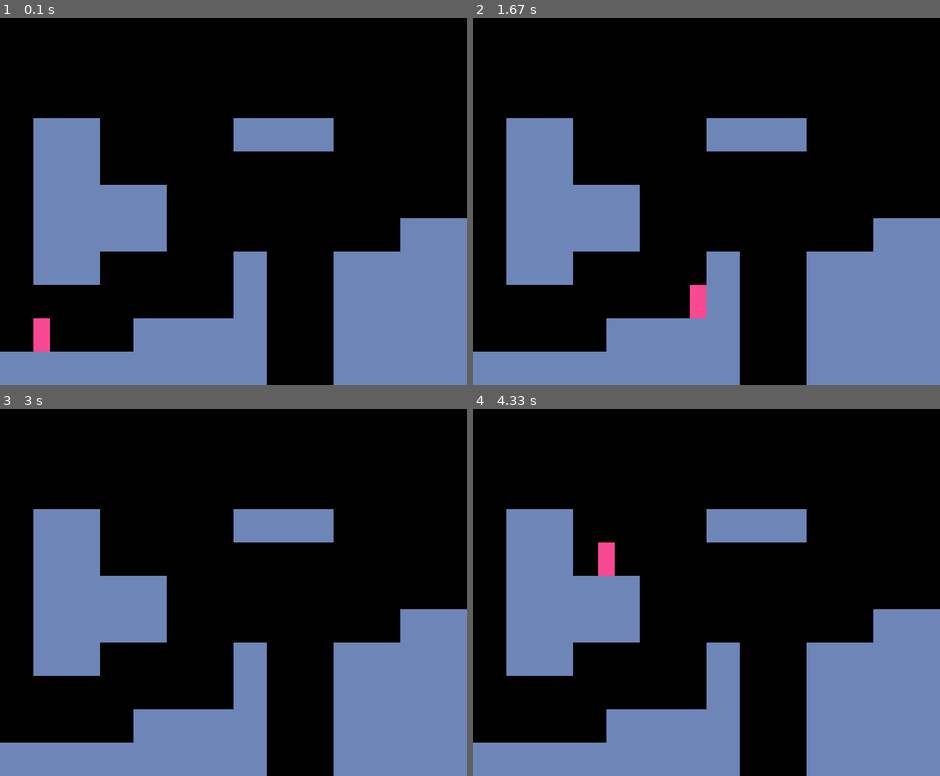
Above: before the commit, frames 1-4 (two rows, left to right).
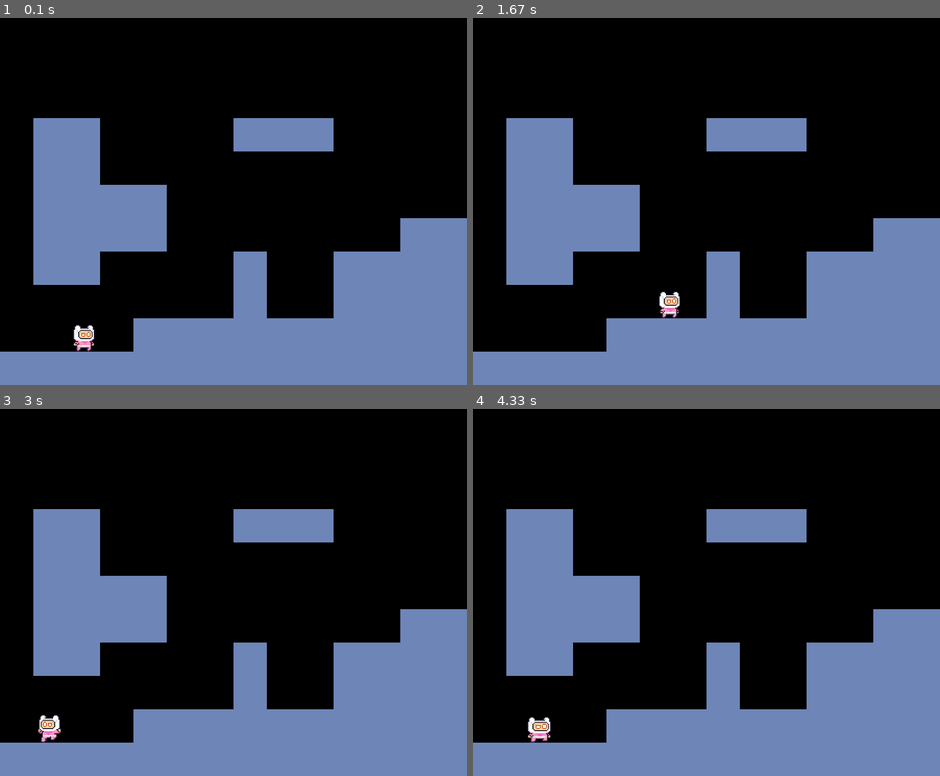
Above: after the commit, the same moments.

Repository: Tung-hehe/pixel-adventure-pygame
Game: pygame game, started from Code/main.py
Same seed, same stepped clock (60 frames per second), same inputs: the game is played once before the commit and once after it.
Inputs:
- Up to frame 1 (0.1 s): no input
- Up to frame 2 (1.67 s): hold D 0.33-0.8 s; hold W 0.83-1.13 s; hold D 1.17-1.63 s
- Up to frame 3 (3 s): hold A 1.67-2.2 s; hold A 2.23-2.63 s; hold W from 2.67 s (still down)
- Up to frame 4 (4.33 s): release W at 3.03 s; hold D 3.07-3.7 s; hold A 3.73-4.2 s; hold D from 4.23 s (still down)

The runs differ from the first frame. In frame 1, 3.2% of the frame differs, in the area x 7-72%, y 81-100%; in frame 2, 3.2%; in frame 3, 2.9%; in frame 4, 3.2%, in the area x 11-72%, y 36-100%.

Commit message:
Add  animation of player

Diff:
--- a/Code/level.py
+++ b/Code/level.py
@@ -5,24 +5,22 @@
 
 class Level:
 
-    def __init__(self, map: list, tileSize: tuple, playerSize: tuple) -> None:
-        self.map = self.setupMap(map, tileSize, playerSize)
+    def __init__(self, map: list, tileSize: tuple) -> None:
+        self.map = self.setupMap(map, tileSize)
 
-    def setupMap(self, map: list, tileSize: tuple, playerSize: tuple) -> None:
+    def setupMap(self, map: list, tileSize: tuple) -> None:
         self.tiles = pygame.sprite.Group()
         self.player = pygame.sprite.GroupSingle()
 
         for rowIndex, row in enumerate(map):
             for colIndex, tile in enumerate(row):
-
+                position = (colIndex * tileSize[0], rowIndex * tileSize[1])
                 if tile == 'X':
-                    tilePosition = (colIndex * tileSize[0], rowIndex * tileSize[1])
-                    tile = Tile(tilePosition, tileSize)
+                    tile = Tile(position, tileSize)
                     self.tiles.add(tile)
 
                 if tile == 'P':
-                    playerPosition = (colIndex * playerSize[0], rowIndex * playerSize[1])
-                    player = Player(playerPosition, playerSize)
+                    player = Player(position)
                     self.player.add(player)
 
     def horizontalMovementCollision(self) -> None:
@@ -30,24 +28,30 @@
         player.move()
 
         for tile in self.tiles.sprites():
-            if tile.rect.colliderect(player.rect):
+            if tile.rect.colliderect(player.hitbox):
                 if player.direction.x == -1:
-                    player.rect.left = tile.rect.right
+                    player.hitbox.left = tile.rect.right
                 elif player.direction.x == 1:
-                    player.rect.right = tile.rect.left
+                    player.hitbox.right = tile.rect.left
+                player.rect.midbottom = player.hitbox.midbottom
 
     def verticalMovementCollision(self) -> None:
         player = self.player.sprite
         player.applyGravity()
 
         for tile in self.tiles.sprites():
-            if tile.rect.colliderect(player.rect):
+            if tile.rect.colliderect(player.hitbox):
                 if player.direction.y > 0:
-                    player.rect.bottom = tile.rect.top
+                    player.hitbox.bottom = tile.rect.top
                     player.direction.y = 0
+                    player.onGround = True
                 elif player.direction.y < 0:
-                    player.rect.top = tile.rect.bottom
+                    player.hitbox.top = tile.rect.bottom
                     player.direction.y = 0
+                player.rect.midbottom = player.hitbox.midbottom
+
+        if (player.onGround and player.direction.y < 0) or player.direction.y > 1:
+            player.onGround = False
 
     def update(self, screen) -> None:
         self.tiles.draw(screen)
--- a/Code/main.py
+++ b/Code/main.py
@@ -3,6 +3,7 @@
 import pygame
 
 from level import Level
+
 
 map = [
 '              ',
@@ -14,11 +15,10 @@
 ' XXXX       XX',
 ' XX    X  XXXX',
 '       X  XXXX',
-'  P XXXX  XXXX',
-'XXXXXXXX  XXXX']
+'  P XXXXXXXXXX',
+'XXXXXXXXXXXXXX']
 
 tileSize = (64, 64)
-playerSize = (32, 64)
 
 screenWidth = len(map[0]) * tileSize[0]
 screenHeight = len(map) * tileSize[1]
@@ -27,7 +27,7 @@
 pygame.init()
 screen = pygame.display.set_mode((screenWidth,screenHeight))
 clock = pygame.time.Clock()
-level = Level(map, tileSize, playerSize)
+level = Level(map, tileSize)
 
 while True:
     for event in pygame.event.get():
--- a/Code/player.py
+++ b/Code/player.py
@@ -1,18 +1,48 @@
+from pathlib import Path
+
 import pygame
+
+from utils import getSurfaceList
 
 class Player(pygame.sprite.Sprite):
 
-    def __init__(self, position: tuple, size: tuple) -> None:
+    def __init__(self, position: tuple) -> None:
         super().__init__()
-        self.image = pygame.Surface(size)
-        self.image.fill('#F94892')
+
+        # Player status
+        self.status = 'idle'
+        self.facingRight = True
+        self.onGround = False
+        # self.onCeiling = False
+        # self.onWallLeft = False
+        # self.onWallRight = False
+
+        # Player image
+        self.getAnimations()
+        self.frameIndex = 0
+        self.animationSpeed = 0.25
+        self.image = self.animations[self.status][self.frameIndex]
         self.rect = self.image.get_rect(topleft=position)
+        self.hitbox = pygame.Rect(position, (40, 50))
+        self.hitbox.midbottom = self.rect.midbottom
 
         # Player movement
         self.direction = pygame.math.Vector2(0, 0)
-        self.speed = 8
+        self.speed = 5
         self.gravity = 0.8
+        self.smoothSpeed = 0.4
         self.jumpSpeed = -16
+
+
+    def getAnimations(self) -> None:
+        currentDirPath = Path(__file__).absolute().parents[1]
+        characterFolder = 'Assets/Image/MainCharacters/PinkMan'
+        characterAnimationsPath = currentDirPath / characterFolder
+
+        self.animations = {'idle':[], 'run':[], 'jump': [], 'fall': []}
+        for animation in self.animations.keys():
+            characterAnimationPath = characterAnimationsPath / animation
+            self.animations[animation] = getSurfaceList(path=characterAnimationPath)
 
     def getEvent(self) -> None:
         # Get event
@@ -21,17 +51,45 @@
         # Move event
         if keys[pygame.K_d]:
             self.direction.x = 1
+            self.facingRight = True
         elif keys[pygame.K_a]:
             self.direction.x = -1
+            self.facingRight = False
         else:
             self.direction.x = 0
         # Jump event
-        if keys[pygame.K_w]:
+        if keys[pygame.K_w] and self.onGround:
             self.jump()
+
+    def getStatus(self) -> None:
+        if self.direction.y < 0:
+            self.status = 'jump'
+        elif self.direction.y > self.gravity:
+            self.status = 'fall'
+        else:
+            if self.direction.x != 0:
+                self.status = 'run'
+            else:
+                self.status = 'idle'
+
+    def animate(self):
+        animation = self.animations[self.status]
+
+        self.frameIndex += self.animationSpeed
+        if self.frameIndex >= len(animation):
+            self.frameIndex = 0
+
+        image = animation[int(self.frameIndex)]
+        if self.facingRight:
+            self.image = image
+        else:
+            self.image = pygame.transform.flip(surface=image,
+                                               flip_x=True,
+                                               flip_y=False)
 
     def move(self) -> None:
         self.rect.x += self.direction.x * self.speed
-
+        self.hitbox.x += self.direction.x * self.speed
 
     def jump(self) -> None:
         self.direction.y = self.jumpSpeed
@@ -39,6 +97,9 @@
     def applyGravity(self) -> None:
         self.direction.y += self.gravity
         self.rect.y += self.direction.y
+        self.hitbox.y += self.direction.y
 
     def update(self) -> None:
         self.getEvent()
+        self.getStatus()
+        self.animate()
--- /dev/null
+++ b/Code/utils.py
@@ -0,0 +1,15 @@
+import os
+
+from pathlib import Path
+
+import pygame
+
+def getSurfaceList(path: Path) -> None:
+    surfaceList = []
+
+    for imageFilename in os.listdir(path):
+        pathToImage = path / imageFilename
+        surface = pygame.image.load(pathToImage).convert_alpha()
+        surfaceList.append(surface)
+
+    return surfaceList
Binary file added: Assets/Image/MainCharacters/PinkMan/doubleJump/1.png
Binary file added: Assets/Image/MainCharacters/PinkMan/doubleJump/2.png
Binary file added: Assets/Image/MainCharacters/PinkMan/doubleJump/3.png
Binary file added: Assets/Image/MainCharacters/PinkMan/doubleJump/4.png
Binary file added: Assets/Image/MainCharacters/PinkMan/doubleJump/5.png
Binary file added: Assets/Image/MainCharacters/PinkMan/doubleJump/6.png
Binary file added: Assets/Image/MainCharacters/PinkMan/fall/1.png
Binary file added: Assets/Image/MainCharacters/PinkMan/hit/1.png
Binary file added: Assets/Image/MainCharacters/PinkMan/hit/2.png
Binary file added: Assets/Image/MainCharacters/PinkMan/hit/3.png
Binary file added: Assets/Image/MainCharacters/PinkMan/hit/4.png
Binary file added: Assets/Image/MainCharacters/PinkMan/hit/5.png
(and 31 more such lines)
